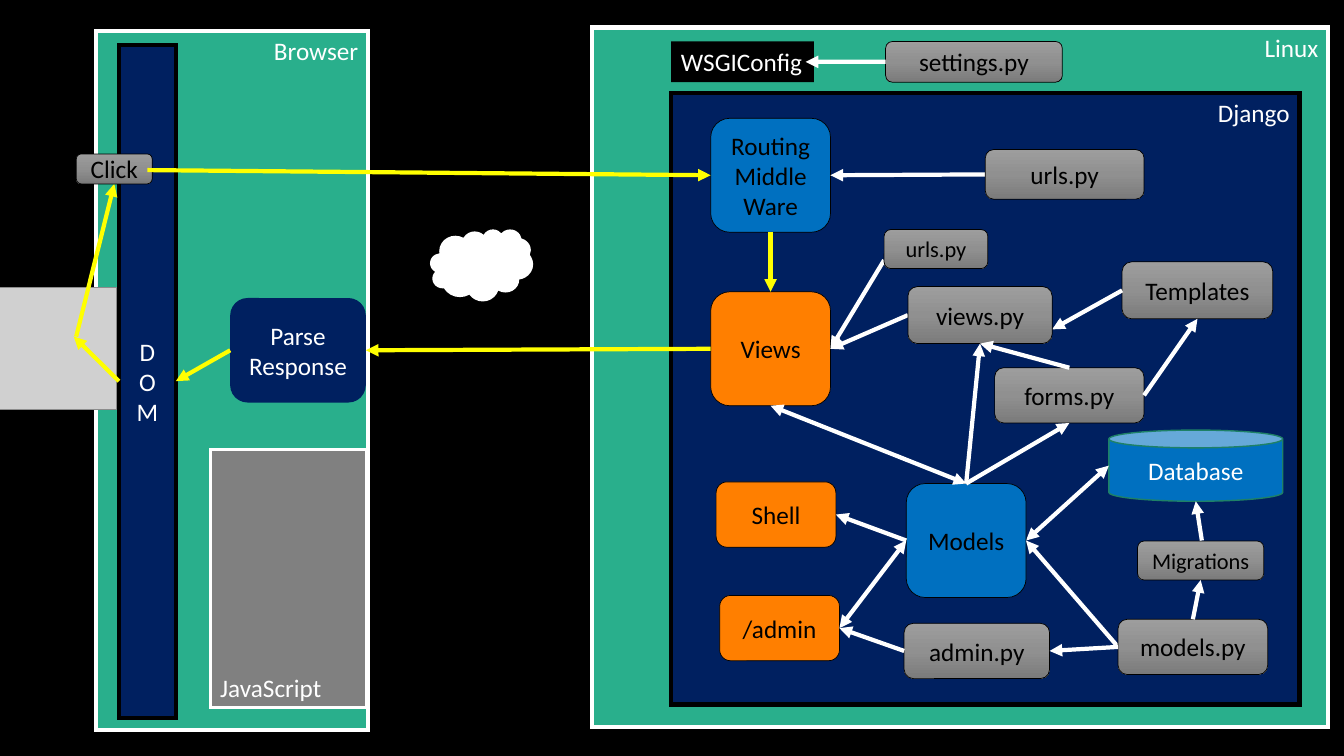
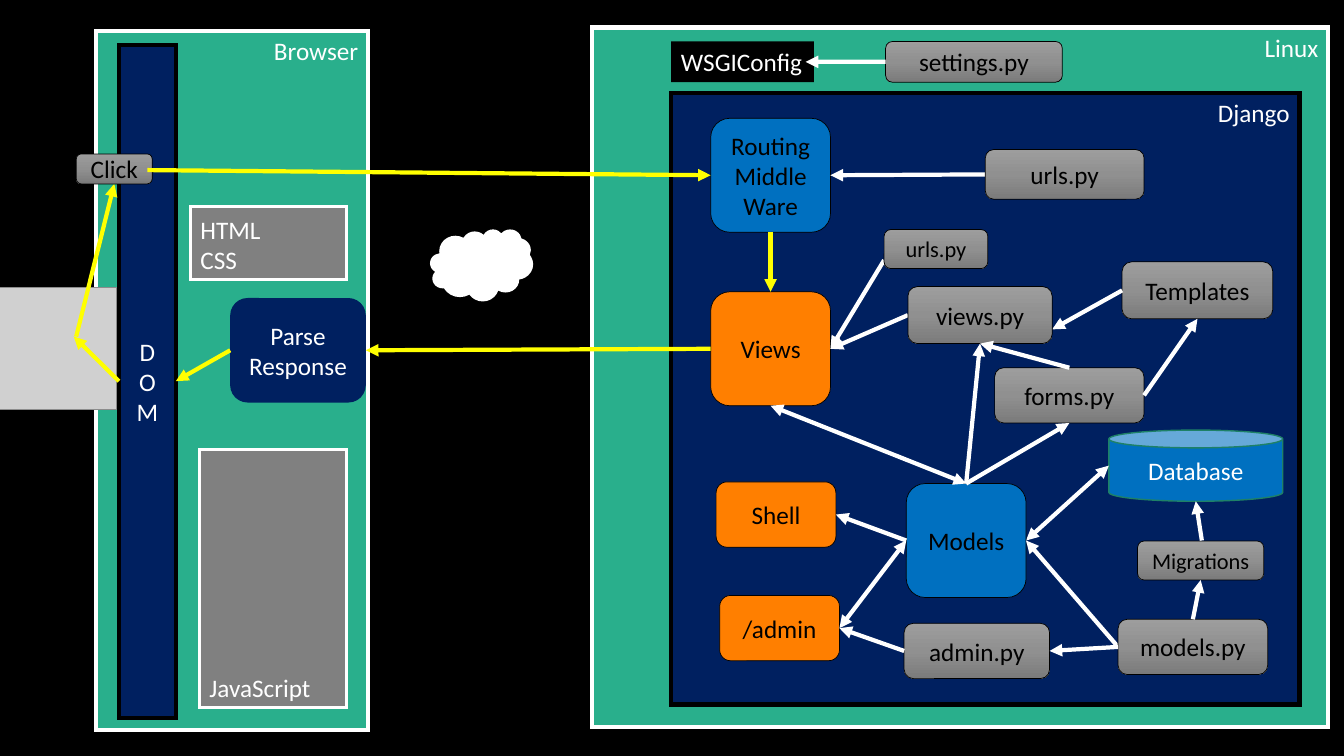
Before and after one commit to csev/dj4e, a slide deck: slide 1 of lectures/bigpicture.pptx. Drawn at 1344x756 pixels with LibreOffice and Linux fonts; fonts in the diff are those of the drawing; grey boxes stand for pictures. Boxes give left, top, right and bottom in pixels: in the first picture for what was removed or moved away, otherwise in the second. Text is boxed around its words. In the diff, an @@ line names an element or a change of style, - is before the commit and + after.

Commit message:
Update lecture

```diff
--- a/lectures/bigpicture.pptx
+++ b/lectures/bigpicture.pptx
@@ rectangle added at <box>191,207,347,279</box>, fill #808080, outline #FFFFFF 2.25 pt, 18 pt, text #FFFFFF @@
+HTML
+CSS
@@ rectangle "JavaScript": place and size @@
-rectangle "JavaScript" at <box>211,450,367,708</box>
+rectangle "JavaScript" at <box>200,450,347,708</box>
```
